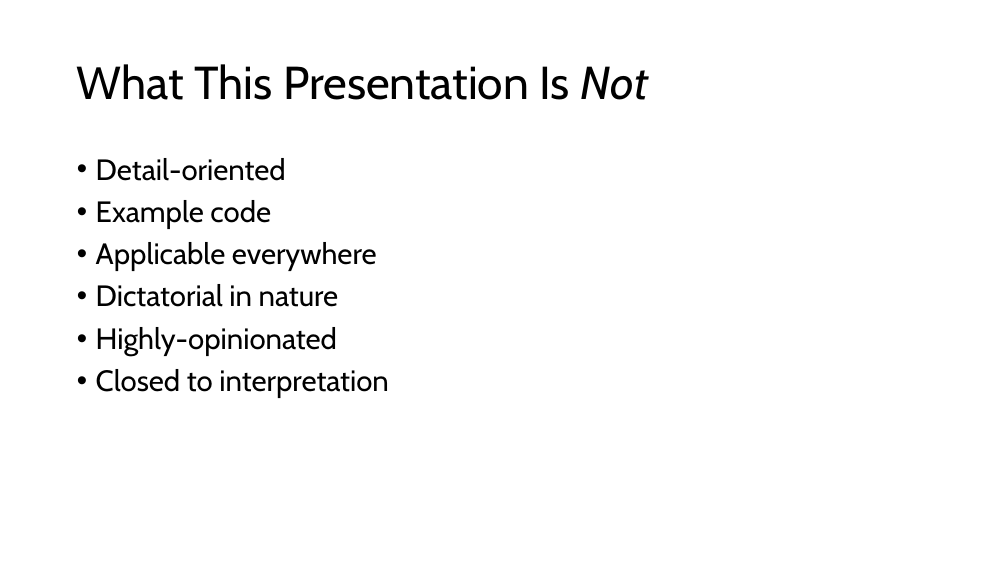
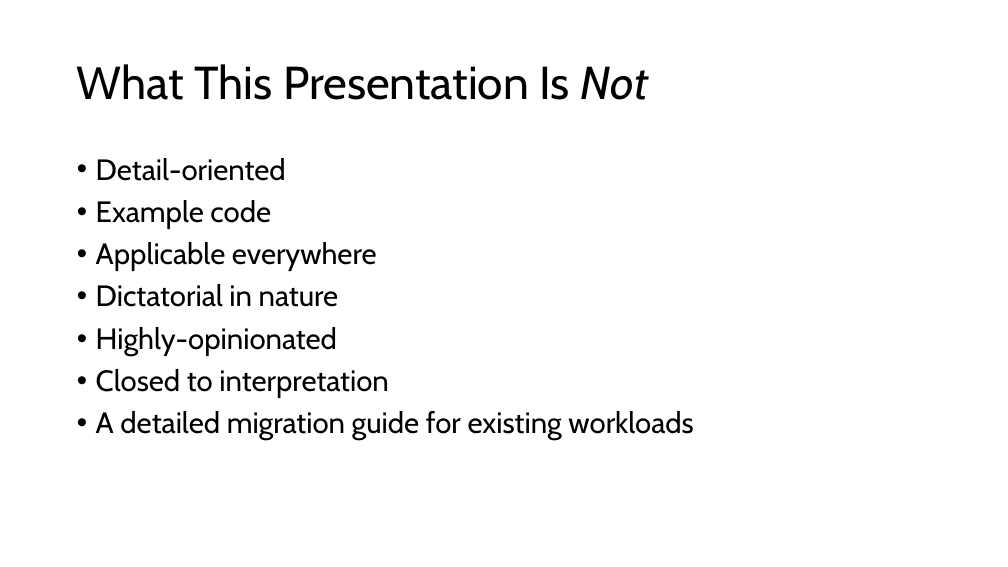
Before and after one commit to ericburcham/cloud-patterns-and-practices, a slide deck: slide 5 of Presentation.pptx. Drawn at 1008x567 pixels with LibreOffice and Linux fonts; fonts in the diff are those of the drawing. Boxes give left, top, right and bottom in pixels: in the first picture for what was removed or moved away, otherwise in the second. Text is boxed around its words. In the diff, an @@ line names an element or a change of style, - is before the commit and + after.

```diff
--- a/Presentation.pptx
+++ b/Presentation.pptx
@@ text at (96, 411, 693, 440): paragraph added @@
+• A detailed migration guide for existing workloads
```
Also in this commit, not shown: 1 other slide changed, 35 slides added, 1 other file.
